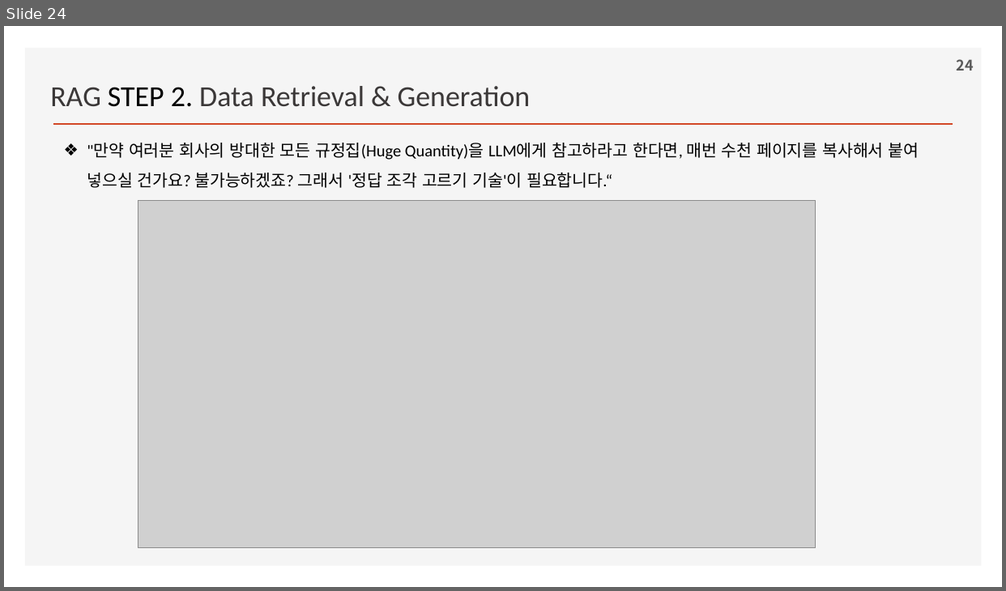
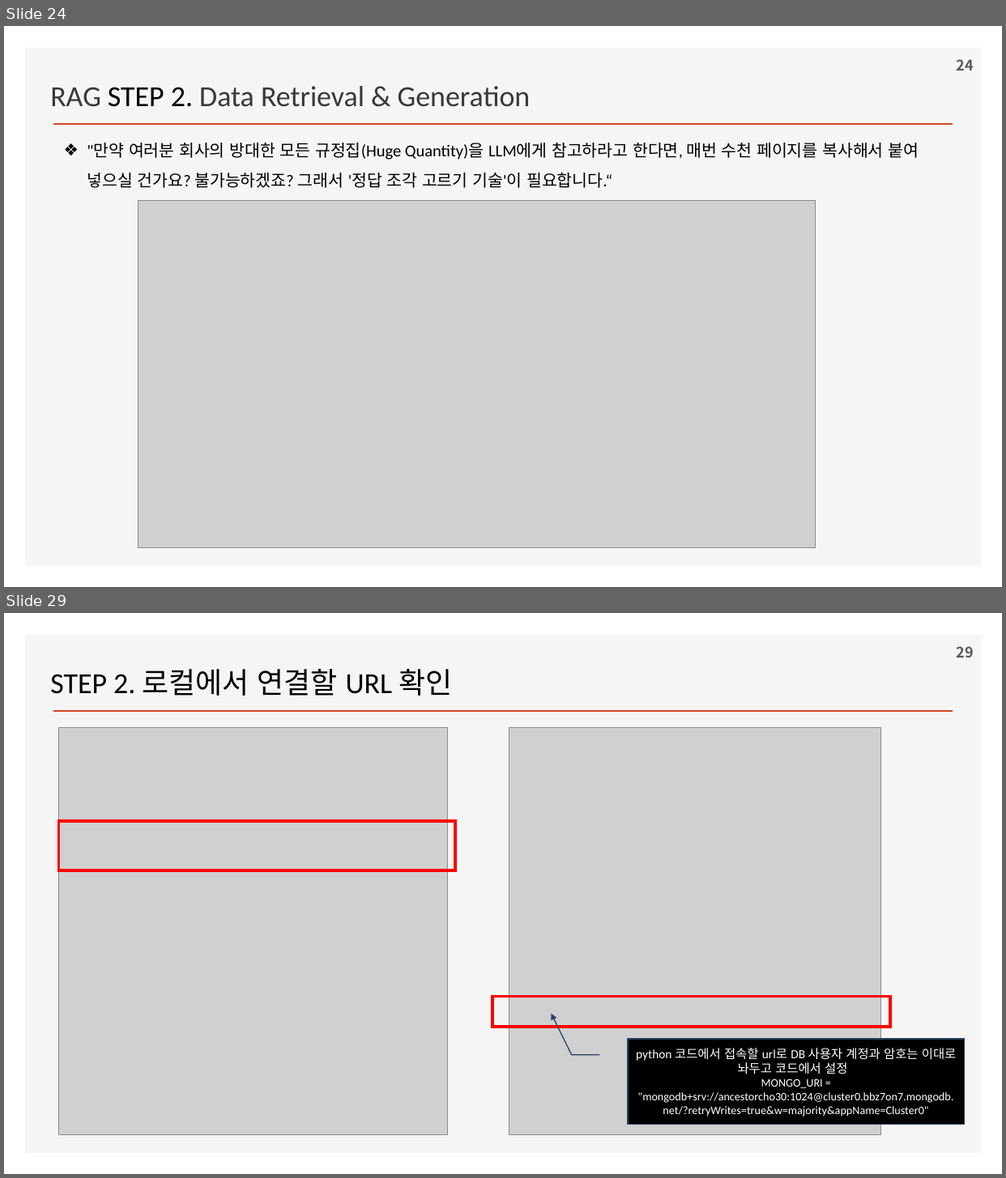
Before and after one commit to ancestor9/2026_Fall_Learning-Langchain-AI-Agent, a slide deck: ppts/CHAPTER 2 RAG Part I_Indexing Your Data.pptx. Shown one above the other, each under a label of ours: slide 24 before the commit, slides 24 and 29 after it; the slides between them are not shown. The pictures are 1006x591 and 1006x1178 pixels, drawn with LibreOffice and Linux fonts; fonts in the diff are those of the drawing; grey boxes stand for pictures; background and template pictures are left out. Boxes give left, top, right and bottom in pixels: in the first picture for what was removed or moved away, otherwise in the second. Text is boxed around its words. In the diff, an @@ line names an element or a change of style, - is before the commit and + after.

```diff
--- a/ppts/CHAPTER 2 RAG Part I_Indexing Your Data.pptx
+++ b/ppts/CHAPTER 2 RAG Part I_Indexing Your Data.pptx
@@ slide 29 added at [4,613,1002,1174], background #FFFFFF; not listed: 2 template elements that a slide beside it also shows @@
@@ page number added at [956,646,973,658], 14 pt, text #595959, bold @@
+29
@@ text added at [50,669,452,696], 28 pt, text #000000 @@
+STEP 2. 로컬에서 연결할 URL 확인
@@ picture added at [58,727,448,1135] @@
@@ picture added at [509,727,880,1135] @@
@@ rectangle added at [58,821,455,871], outline #FF0000 3 pt @@
@@ rectangle added at [493,996,890,1027], outline #FF0000 3 pt @@
@@ border callout added at [628,1039,965,1124], fill #000000, outline #28445D 1 pt, 11 pt, text #FFFFFF @@
+python 코드에서 접속할 url로 DB 사용자 계정과 암호는 이대로 놔두고 코드에서 설정
+MONGO_URI = "mongodb+srv://ancestorcho30:1024@cluster0.bbz7on7.mongodb.net/?retryWrites=true&w=majority&appName=Cluster0"
```
Also in this commit, not shown: 9 other slides added.
